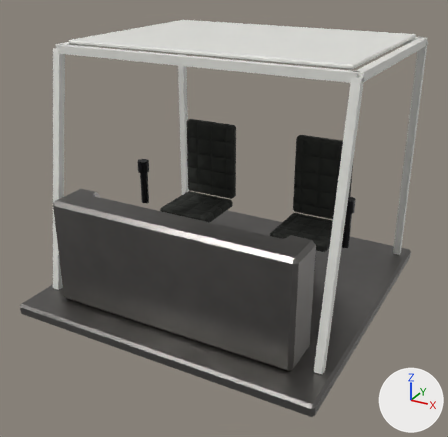
The glTF model models/rover/lowpoly/ax_rover_03_open_station.glb as it was, and as the next commit left it.
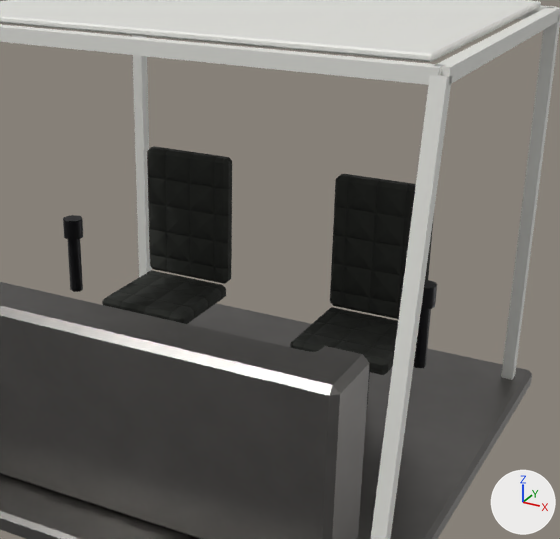
Each version appears first whole from a camera (50 mm lens) standing at (2.23, -4.18, 1.7) and looking at (0.01, -0.15, -0.31), and next in a close-up on the part from 22% to 95% of the width and 8% to 80% of the height. The axes (+X, +Y, +Z) are drawn at lower right. The lights are the same throughout. The first two pictures are the older version. Vertices at exactly the same position are counted once.

Before the edit, the objects in view are built like this:
```python
ob_hand_controller_1 = bpy.data.objects.new('hand_controller_1', me_ax_rover_03_open_station_hand_controller_1)
ob_hand_controller_1.location = (0.0, 0.0, 0.0)
ob_hand_controller_2 = bpy.data.objects.new('hand_controller_2', me_ax_rover_03_open_station_hand_controller_2)
ob_hand_controller_2.location = (0.0, 0.0, 0.0)
ob_seat_1 = bpy.data.objects.new('seat_1', me_ax_rover_03_open_station_seat_1)
ob_seat_1.location = (0.0, 0.0, 0.0)
ob_seat_2 = bpy.data.objects.new('seat_2', me_ax_rover_03_open_station_seat_2)
ob_seat_2.location = (0.0, 0.0, 0.0)
ob_sunshade_radiator = bpy.data.objects.new('sunshade_radiator', me_ax_rover_03_open_station_sunshade_radiator)
ob_sunshade_radiator.location = (0.0, 0.0, 0.0)
# me_ax_rover_03_open_station_seat_1
# before: 49 (-0.61, 0.29, -0.55), 50 (-0.49, 0.29, -0.55), 52 (-0.61, 0.41, -0.55), 55 (-0.49, 0.41, -0.55)
# me_ax_rover_03_open_station_seat_2
# before: 49 (0.49, 0.29, -0.55), 50 (0.61, 0.29, -0.55), 52 (0.49, 0.41, -0.55), 55 (0.61, 0.41, -0.55)
# also in view: 'deck_plate' at (0.0, 0.0, -0.95); 'roll_cage' at (0.0, 0.1, 0.06); 'console' at (0.0, -0.85, -0.47)
```
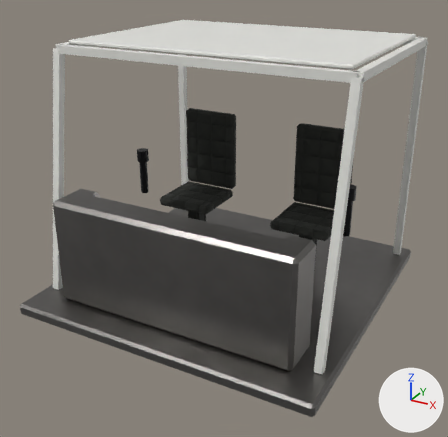
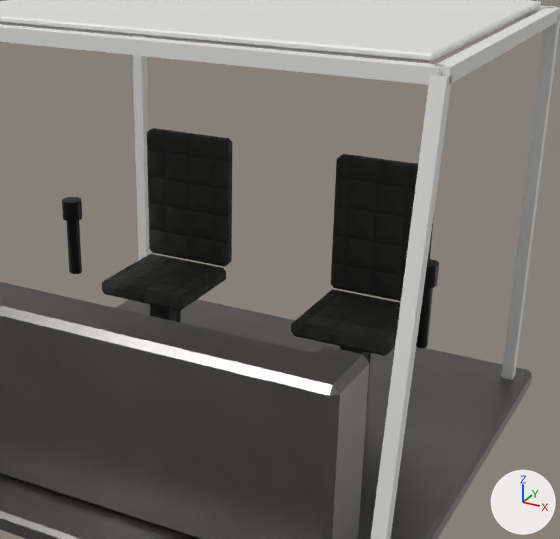
Pixel boxes [x1, y1, x2, y2] of what changed, in the close-ups (560 x 539 px; the box of a moved part takes in the faces that stretch with it):
'seat_1', reshaped (9% taller)
    before: [102, 146, 232, 324]
    after: [102, 128, 232, 323]
'seat_2', reshaped (9% taller)
    before: [290, 174, 434, 405]
    after: [291, 154, 434, 405]
'hand_controller_1', moved
    before: [63, 215, 83, 292]
    after: [62, 197, 82, 274]
'hand_controller_2', reshaped
    before: [413, 280, 437, 368]
    after: [416, 259, 439, 348]
part 1 of me_ax_rover_03_open_station_seat_1, moved or reshaped
    before: [102, 270, 226, 324]
    after: [102, 254, 226, 311]
part 2 of me_ax_rover_03_open_station_seat_1, moved or reshaped
    before: [147, 146, 232, 284]
    after: [147, 128, 232, 267]
part 3 of me_ax_rover_03_open_station_seat_1, moved or reshaped (not visible before)
    after: [150, 304, 181, 323]
part 5 of me_ax_rover_03_open_station_seat_2, moved or reshaped
    before: [290, 307, 398, 375]
    after: [291, 289, 401, 356]
part 6 of me_ax_rover_03_open_station_seat_2, moved or reshaped
    before: [330, 174, 430, 319]
    after: [331, 154, 430, 301]
part 7 of me_ax_rover_03_open_station_seat_2, moved or reshaped (mostly hidden)
    before: [367, 372, 370, 405]
    after: [340, 346, 371, 405]
part 8 of me_ax_rover_03_open_station_hand_controller_2, deleted
    before: [421, 286, 437, 309]
part 9 of me_ax_rover_03_open_station_hand_controller_2, added
    after: [424, 259, 439, 288]

What changed in the scene script:
```text
Change me_ax_rover_03_open_station_seat_1:
    used by ob_seat_1; location = (0.0, 0.0, 0.0)
    remove me_ax_rover_03_open_station_seat_1.from_pydata(...)  # 56 vertices, 100 faces; spans x -0.8..-0.3, y 0.1..0.66, z -0.9..0.23
    add me_ax_rover_03_open_station_seat_1.from_pydata(...)  # 56 vertices, 100 faces; spans x -0.8..-0.3, y 0.1..0.66, z -0.9..0.33
    me_ax_rover_03_open_station_seat_1 part 1: the loose piece of 24 vertices spanning x -0.8..-0.3, y 0.1..0.6, z -0.55..-0.47 is moved by (0.0, 0.0, 0.1)
    me_ax_rover_03_open_station_seat_1 part 2: the loose piece of 24 vertices spanning x -0.8..-0.3, y 0.58..0.66, z -0.47..0.23 is moved by (0.0, 0.0, 0.1)
    me_ax_rover_03_open_station_seat_1 part 3
    add for i in [49, 50, 52, 55]: me_ax_rover_03_open_station_seat_1.vertices[i].co += Vector((0.0, 0.0, 0.1))
Change me_ax_rover_03_open_station_hand_controller_1:
    used by ob_hand_controller_1; location = (0.0, 0.0, 0.0)
    remove me_ax_rover_03_open_station_hand_controller_1.from_pydata(...)  # 138 vertices, 268 faces; spans x -1.0..-0.9, y 0.05..0.15, z -0.45..-0.05
    add me_ax_rover_03_open_station_hand_controller_1.from_pydata(...)  # 138 vertices, 268 faces; spans x -1.0..-0.9, y 0.05..0.15, z -0.35..0.05
    me_ax_rover_03_open_station_hand_controller_1 part 4: the whole mesh is moved by (0.0, 0.0, 0.1)
Change me_ax_rover_03_open_station_seat_2:
    used by ob_seat_2; location = (0.0, 0.0, 0.0)
    remove me_ax_rover_03_open_station_seat_2.from_pydata(...)  # 56 vertices, 100 faces; spans x 0.3..0.8, y 0.1..0.66, z -0.9..0.23
    add me_ax_rover_03_open_station_seat_2.from_pydata(...)  # 56 vertices, 100 faces; spans x 0.3..0.8, y 0.1..0.66, z -0.9..0.33
    me_ax_rover_03_open_station_seat_2 part 5: the loose piece of 24 vertices spanning x 0.3..0.8, y 0.1..0.6, z -0.55..-0.47 is moved by (0.0, 0.0, 0.1)
    me_ax_rover_03_open_station_seat_2 part 6: the loose piece of 24 vertices spanning x 0.3..0.8, y 0.58..0.66, z -0.47..0.23 is moved by (0.0, 0.0, 0.1)
    me_ax_rover_03_open_station_seat_2 part 7
    add for i in [49, 50, 52, 55]: me_ax_rover_03_open_station_seat_2.vertices[i].co += Vector((0.0, 0.0, 0.1))
Change me_ax_rover_03_open_station_hand_controller_2:
    used by ob_hand_controller_2; location = (0.0, 0.0, 0.0)
    remove me_ax_rover_03_open_station_hand_controller_2.from_pydata(...)  # 138 vertices, 268 faces; spans x 0.9..1.0, y 0.05..0.15, z -0.45..-0.05
    add me_ax_rover_03_open_station_hand_controller_2.from_pydata(...)  # 138 vertices, 268 faces; spans x 0.9..1.0, y 0.05..0.15, z -0.35..0.05
    me_ax_rover_03_open_station_hand_controller_2 part 8: 63 vertices removed from x 0.9..1.0, y 0.05..0.15, z -0.15
    me_ax_rover_03_open_station_hand_controller_2 part 9: 63 vertices added at x 0.9..1.0, y 0.05..0.15, z 0.05
    other edits to the shape of me_ax_rover_03_open_station_hand_controller_2 do not show in these pictures
```
